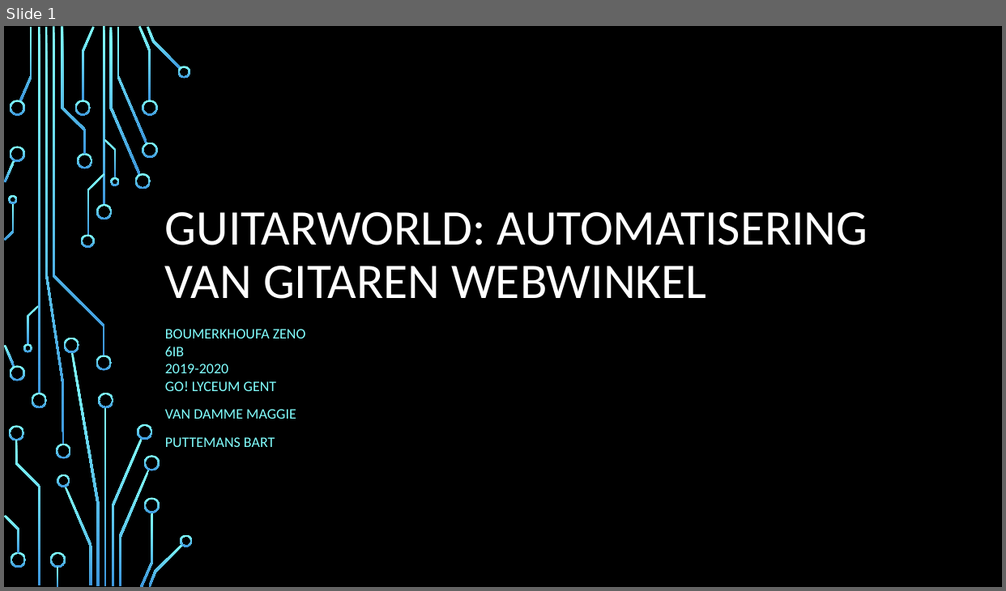
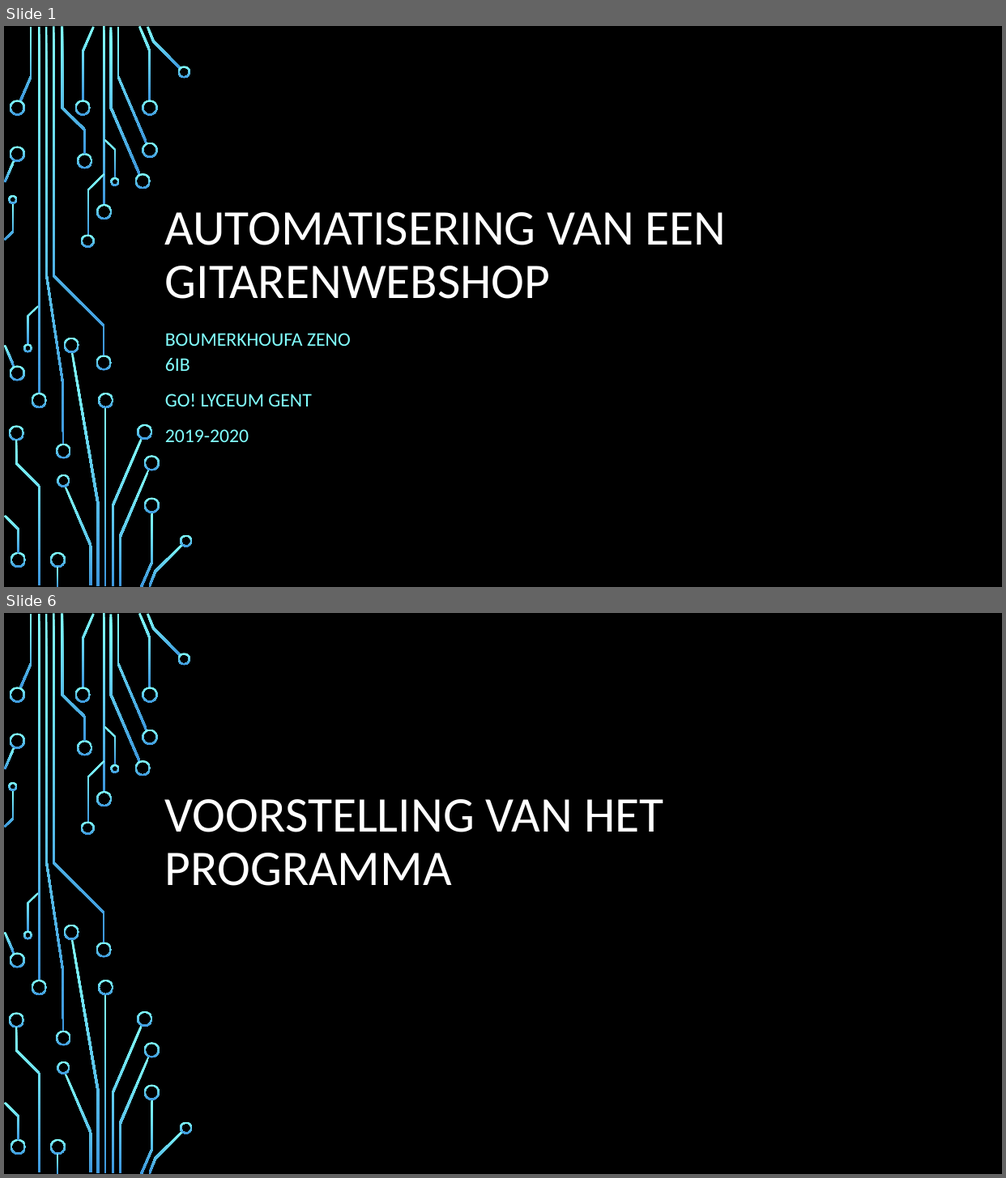
Before and after one commit to ZenoBoumerkhoufa/GuitarWorld, a slide deck: GIP/documents/Guitarworld.pptx. Shown one above the other, each under a label of ours: slide 1 before the commit, slides 1 and 6 after it; the slides between them are not shown. The pictures are 1006x591 and 1006x1178 pixels, drawn with LibreOffice and Linux fonts; fonts in the diff are those of the drawing; background and template pictures are left out. Boxes give left, top, right and bottom in pixels: in the first picture for what was removed or moved away, otherwise in the second. Text is boxed around its words. In the diff, an @@ line names an element or a change of style, - is before the commit and + after.

```diff
--- a/GIP/documents/Guitarworld.pptx
+++ b/GIP/documents/Guitarworld.pptx
@@ slide 6 added at (4, 613, 1002, 1174), background picture (left out); not listed: 54 template elements that a slide beside it also shows @@
@@ title added at (165, 799, 663, 886), 48 pt, text #FFFFFF @@
+VOORSTELLING VAN HET PROGRAMMA
@@ slide 1 changed as well @@
@@ title at (165, 212, 727, 299): text changed @@
-GUITARWORLD: AUTOMATISERING VAN GITAREN WEBWINKEL
+AUTOMATISERING VAN EEN GITARENWEBSHOP
@@ subtitle at (165, 333, 351, 442): text changed; size 14 to 18.5 pt @@
-BOUMERKHOUFA ZENO
-6IB
-2019-2020
-GO! LYCEUM GENT
-VAN DAMME MAGGIE
-PUTTEMANS BART
+BOUMERKHOUFA ZENO
+6IB
+GO! LYCEUM GENT
+2019-2020
```
Also in this commit, not shown: 3 other slides changed, 6 other slides added, 5 slides removed, 19 other files.
